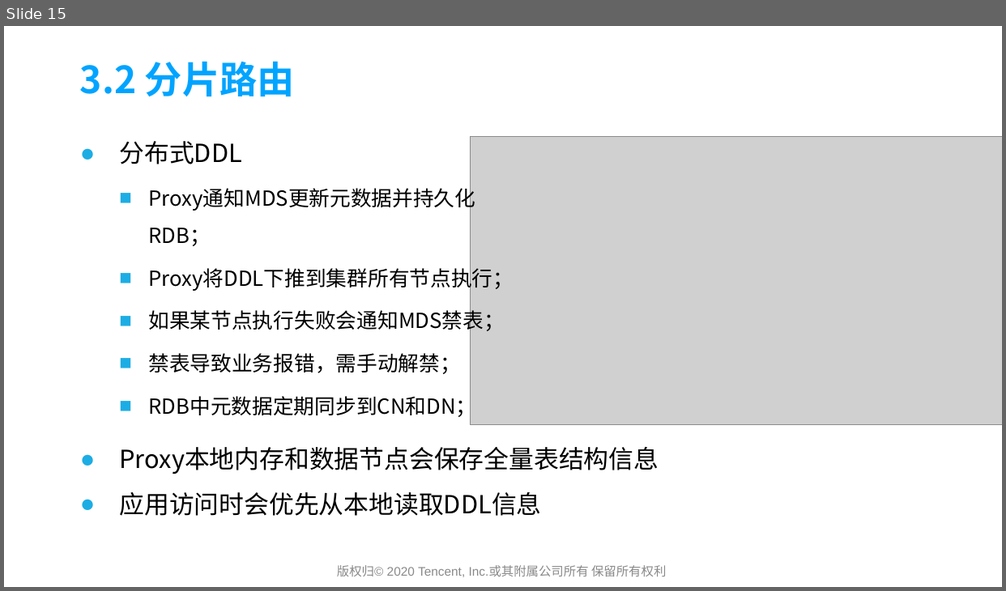
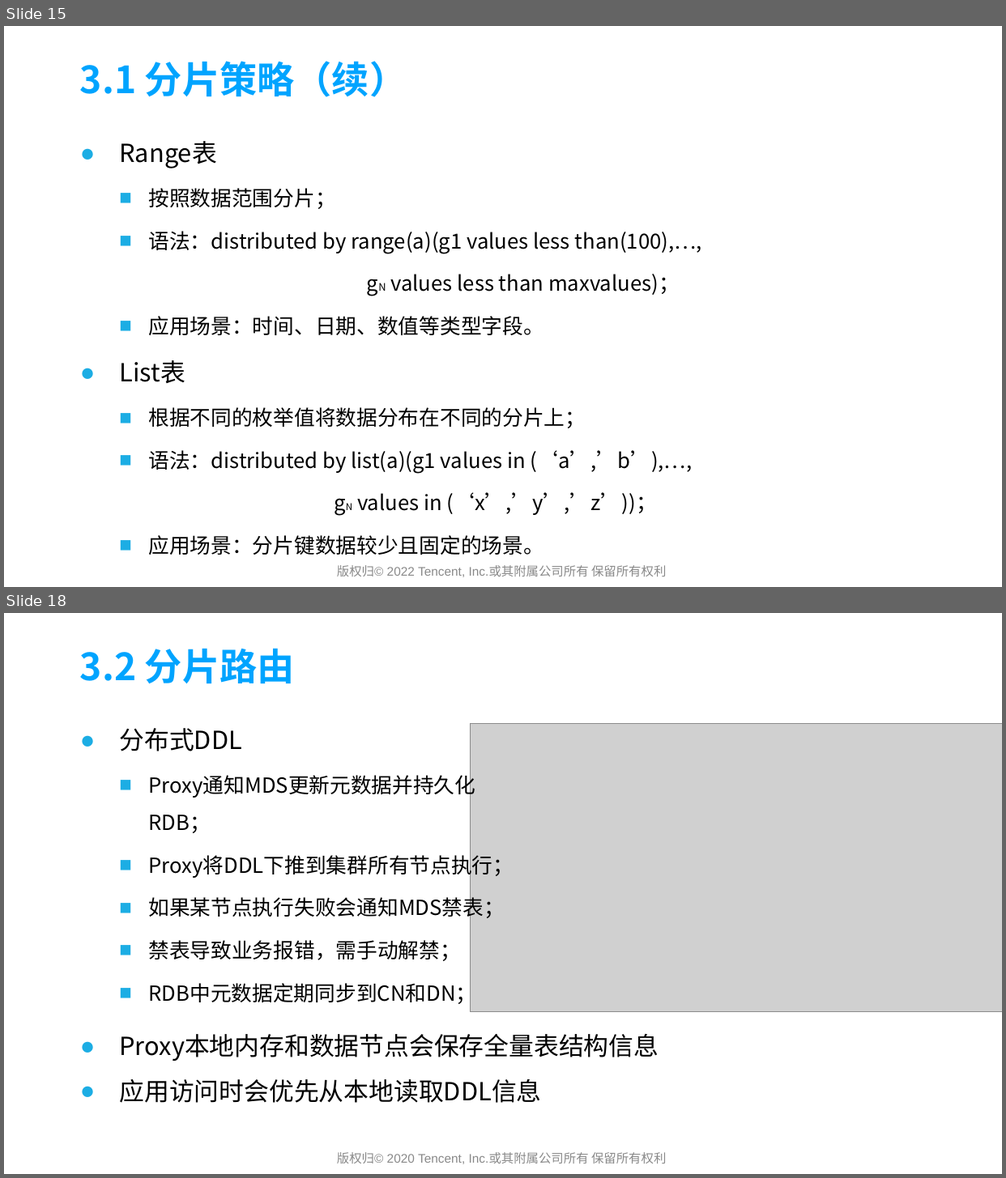
Before and after one commit to yedushusheng/mysql-learning, a slide deck: 28. OLTP/GoldenDB产品简介及架构解析.pptx. Shown one above the other, each under a label of ours: slide 15 before the commit, slides 15 and 18 after it; the slides between them are not shown. The pictures are 1006x591 and 1006x1178 pixels, drawn with LibreOffice and Linux fonts; fonts in the diff are those of the drawing; grey boxes stand for pictures; background and template pictures are left out. Boxes give left, top, right and bottom in pixels: in the first picture for what was removed or moved away, otherwise in the second. Text is boxed around its words. In the diff, an @@ line names an element or a change of style, - is before the commit and + after.

```diff
--- a/28. OLTP/GoldenDB产品简介及架构解析.pptx
+++ b/28. OLTP/GoldenDB产品简介及架构解析.pptx
@@ slide 15 added at box(4, 26, 1002, 587), background picture (left out) @@
@@ title added at box(80, 61, 407, 97), 36 pt, text #00A4FF, bold @@
+3.1 分片策略（续）
@@ text added at box(119, 141, 702, 335), 20 pt, text #000000 @@
+● Range表
+  ■ 按照数据范围分片；
+  ■ 语法：distributed by range(a)(g1 values less than(100),…,
+  gN values less than maxvalues)；
+  ■ 应用场景：时间、日期、数值等类型字段。
@@ text added at box(119, 361, 692, 555), 20 pt, text #000000 @@
+● List表
+  ■ 根据不同的枚举值将数据分布在不同的分片上；
+  ■ 语法：distributed by list(a)(g1 values in (‘a’,’b’),…,
+  gN values in (‘x’,’y’,’z’))；
+  ■ 应用场景：分片键数据较少且固定的场景。
@@ text added at box(337, 565, 666, 578), 12 pt, text #898989 @@
+版权归© 2022 Tencent, Inc.或其附属公司所有 保留所有权利
@@ what was slide 15 is now slide 18 @@
```
Also in this commit, not shown: 10 slides changed, 7 other slides added.
